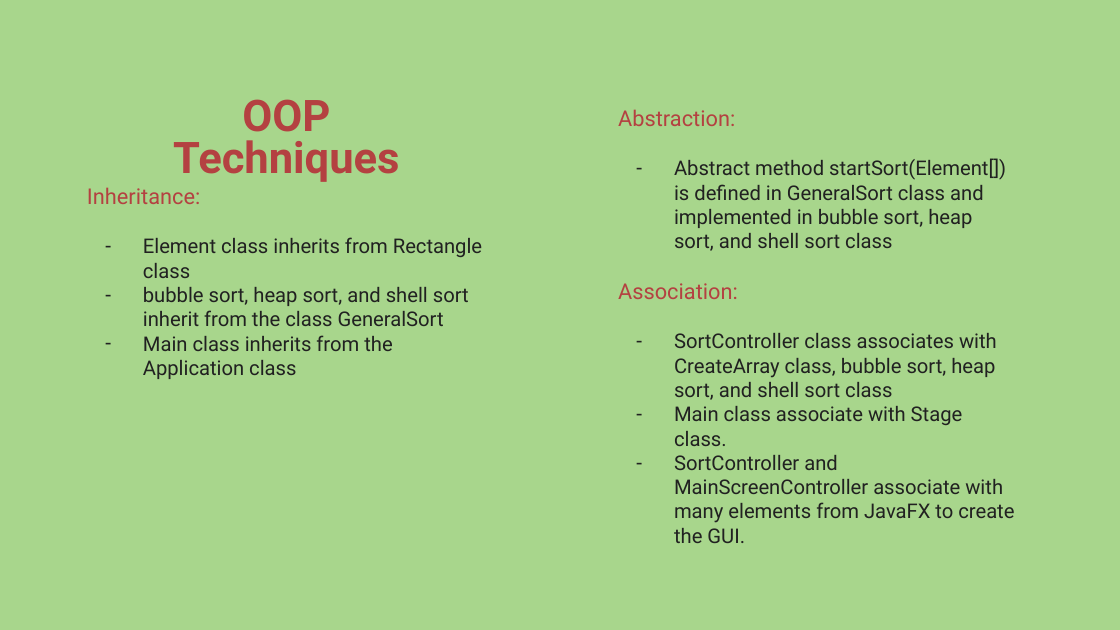
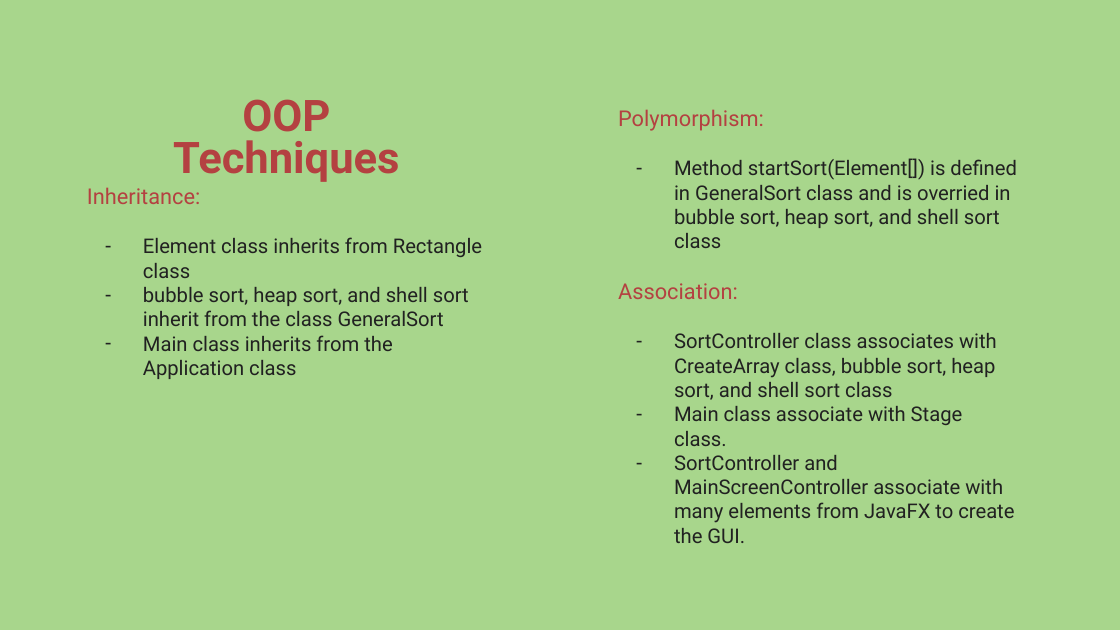
Before and after one commit to hwngngueyn/-OOLT.VN.20231-15, a slide deck: slide 8 of presentation/Presentation_OOP_team15.pptx. Drawn at 1120x630 pixels with LibreOffice and Linux fonts; fonts in the diff are those of the drawing; background and template pictures are left out. Boxes give left, top, right and bottom in pixels: in the first picture for what was removed or moved away, otherwise in the second. Text is boxed around its words. In the diff, an @@ line names an element or a change of style, - is before the commit and + after.

Commit message:
Update Slide and Report

```diff
--- a/presentation/Presentation_OOP_team15.pptx
+++ b/presentation/Presentation_OOP_team15.pptx
@@ subtitle at box(618, 109, 1017, 248): text changed @@
-Abstraction:
-– Abstract method startSort(Element[]) is defined in GeneralSort class and implemented in bubble sort, heap sort, and shell sort class
+Polymorphism:
+– Method startSort(Element[]) is defined in GeneralSort class and is overried in bubble sort, heap sort, and shell sort class
```
Also in this commit, not shown: 1 other file.
